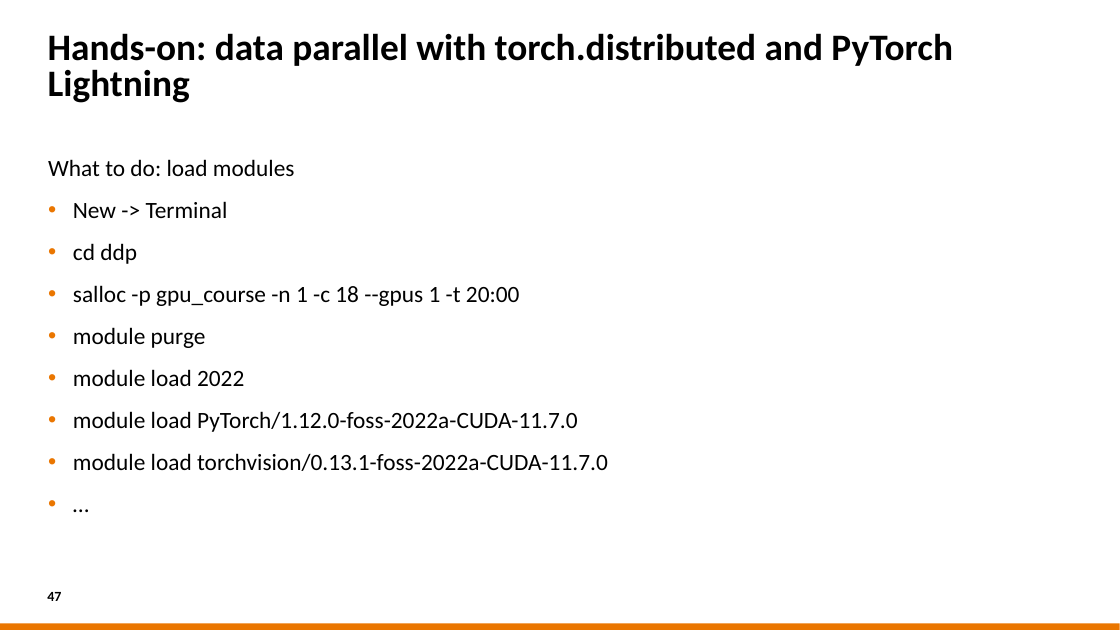
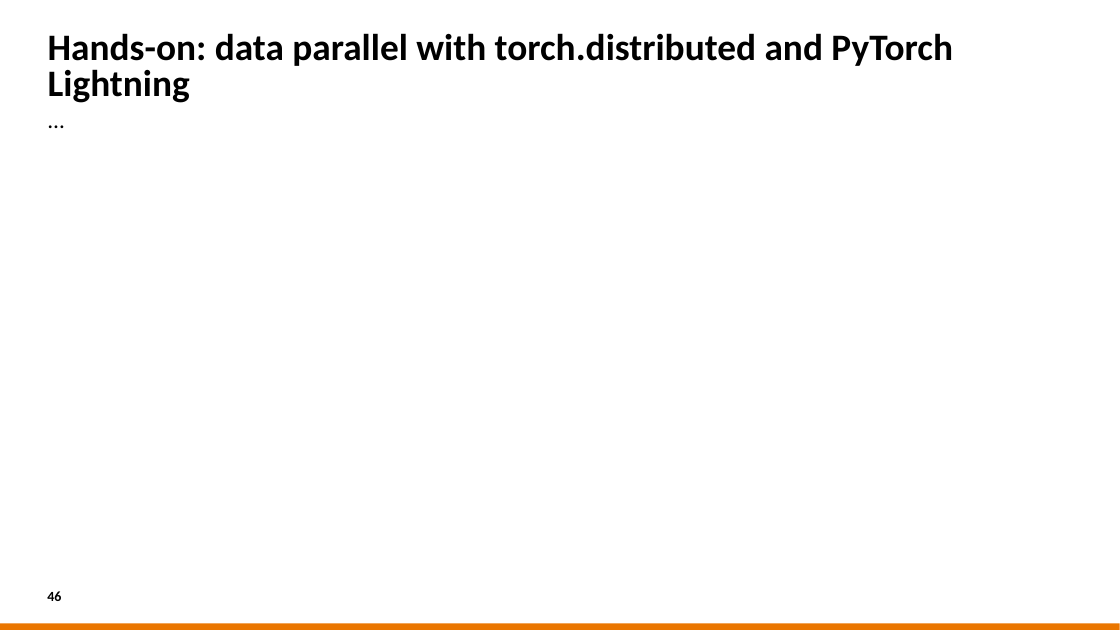
Before and after one commit to sara-nl/MLonHPC_2day_Okt2023, a slide deck: slide 46 of Day2/slides/Parallel_Computing_for_DL.pptx (slide 47 before the commit). Drawn at 1120x630 pixels with LibreOffice and Linux fonts; fonts in the diff are those of the drawing; background and template pictures are left out. Boxes give left, top, right and bottom in pixels: in the first picture for what was removed or moved away, otherwise in the second. Text is boxed around its words. In the diff, an @@ line names an element or a change of style, - is before the commit and + after.

```diff
--- a/Day2/slides/Parallel_Computing_for_DL.pptx
+++ b/Day2/slides/Parallel_Computing_for_DL.pptx
@@ text "…" moved from (x1=48, y1=159, x2=608, y2=471) to (x1=48, y1=105, x2=872, y2=538) @@
@@ text "…" at (x1=48, y1=105, x2=872, y2=538): bullet • to none @@
@@ text at (x1=48, y1=159, x2=608, y2=471): paragraphs removed @@
-What to do: load modules
-• New -> Terminal
-• cd ddp
-• salloc -p gpu_course -n 1 -c 18 --gpus 1 -t 20:00
-• module purge
-• module load 2022
-• module load PyTorch/1.12.0-foss-2022a-CUDA-11.7.0
-• module load torchvision/0.13.1-foss-2022a-CUDA-11.7.0
@@ page number at (x1=47, y1=591, x2=61, y2=601): text changed @@
-47
+46
```
Also in this commit, not shown: 3 other slides changed, 5 slides removed, 3 other files.
